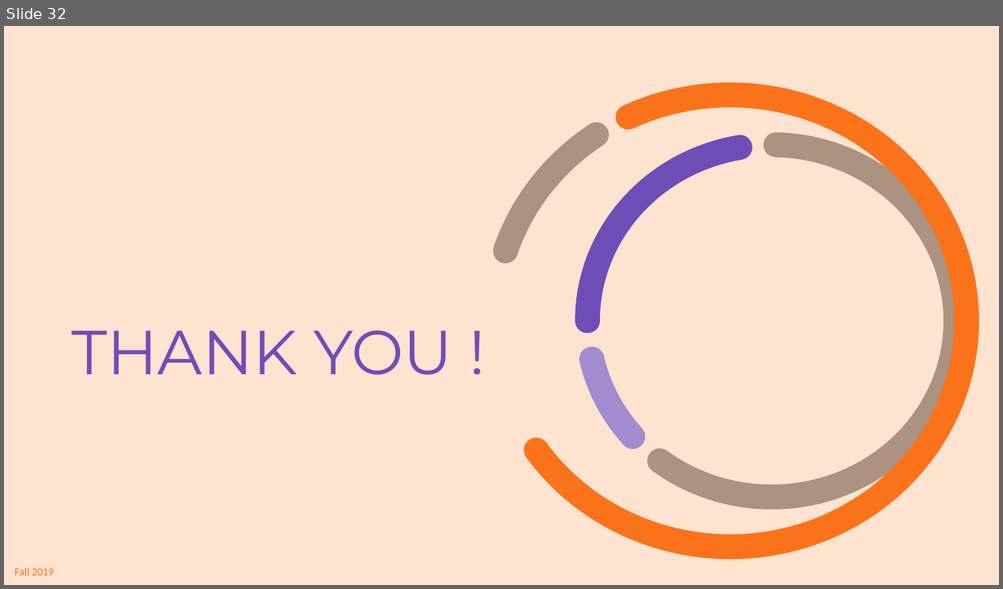
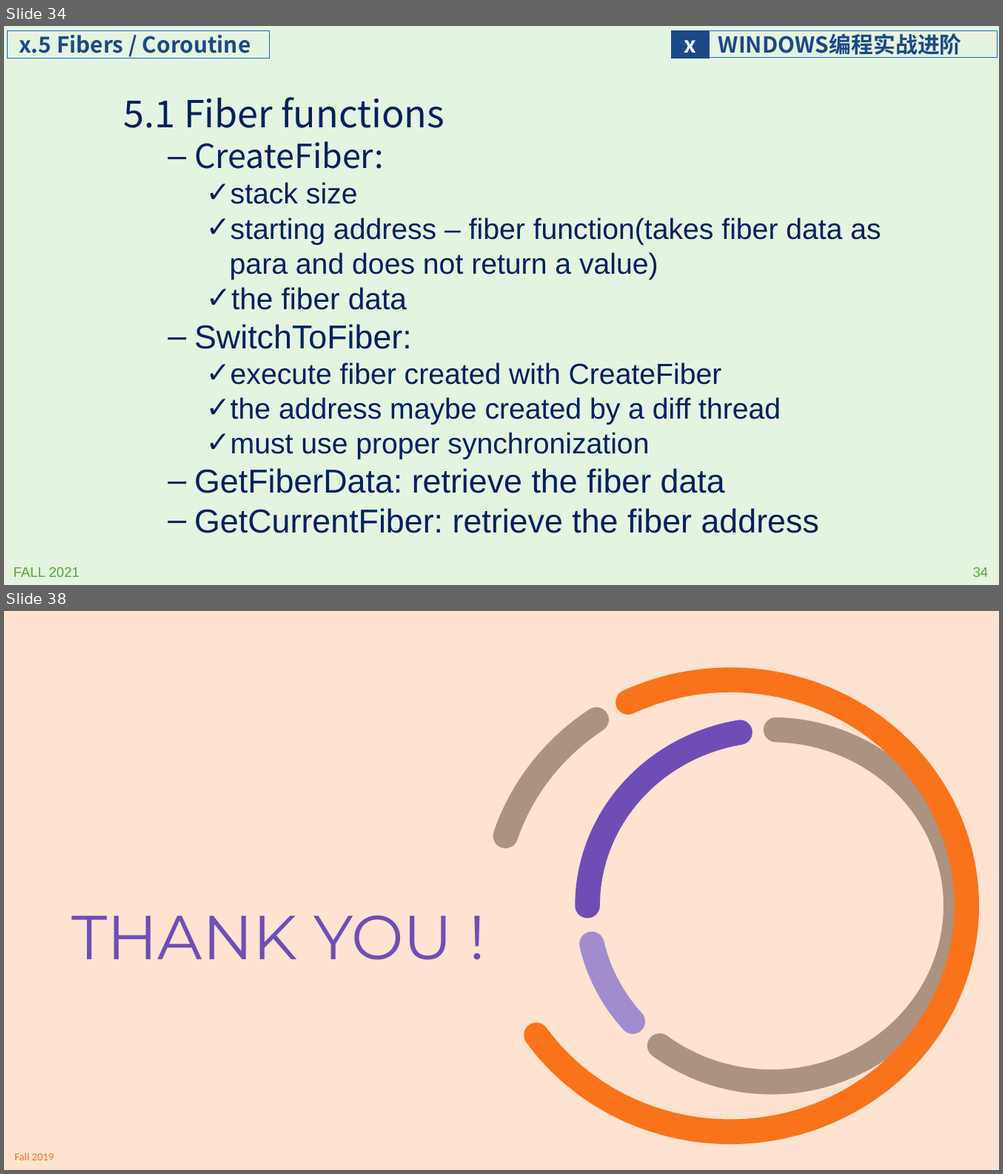
Before and after one commit to principleWindows/win-principle-2021, a slide deck: slides/instruction/principleWindows_extra.pptx. Shown one above the other, each under a label of ours: slide 32 before the commit, slides 34 and 38 after it; the slides between them are not shown. The pictures are 1003x589 and 1003x1174 pixels, drawn with LibreOffice and Linux fonts; fonts in the diff are those of the drawing; background and template pictures are left out. Boxes give left, top, right and bottom in pixels: in the first picture for what was removed or moved away, otherwise in the second. Text is boxed around its words. In the diff, an @@ line names an element or a change of style, - is before the commit and + after.

Commit message:
fiber and coroutine

```diff
--- a/slides/instruction/principleWindows_extra.pptx
+++ b/slides/instruction/principleWindows_extra.pptx
@@ slide 34 added at (4, 26, 999, 585), background #E5F4E0 @@
@@ rectangle added at (8, 31, 270, 58), outline #0F6FC6 0.75 pt, 21.3 pt, text #1C4885, bold @@
+x.5 Fibers / Coroutine
@@ rectangle added at (671, 30, 710, 59), fill #1C4885, 21.3 pt, text #FFFFFF, bold @@
+x
@@ rectangle added at (709, 31, 997, 58), outline #0F6FC6 0.75 pt, 21.3 pt, text #1C4885, bold @@
+WINDOWS编程实战进阶
@@ text added at (124, 97, 880, 534), 28 pt, text #002060 @@
+5.1 Fiber functions
+  – CreateFiber:
+    ✓ stack size
+    ✓ starting address – fiber function(takes fiber data as para and does not return a value)
+    ✓ the fiber data
+  – SwitchToFiber:
+    ✓ execute fiber created with CreateFiber
+    ✓ the address maybe created by a diff thread
+    ✓ must use proper synchronization
+  – GetFiberData: retrieve the fiber data
+  – GetCurrentFiber: retrieve the fiber address
@@ text added at (14, 568, 80, 577), 13.3 pt, text #55A839 @@
+FALL 2021
@@ page number added at (973, 568, 988, 577), 13.3 pt, text #55A839 @@
+34
@@ what was slide 32 is now slide 38 @@
```
Also in this commit, not shown: 29 slides changed, 5 other slides added, 4 other files.
